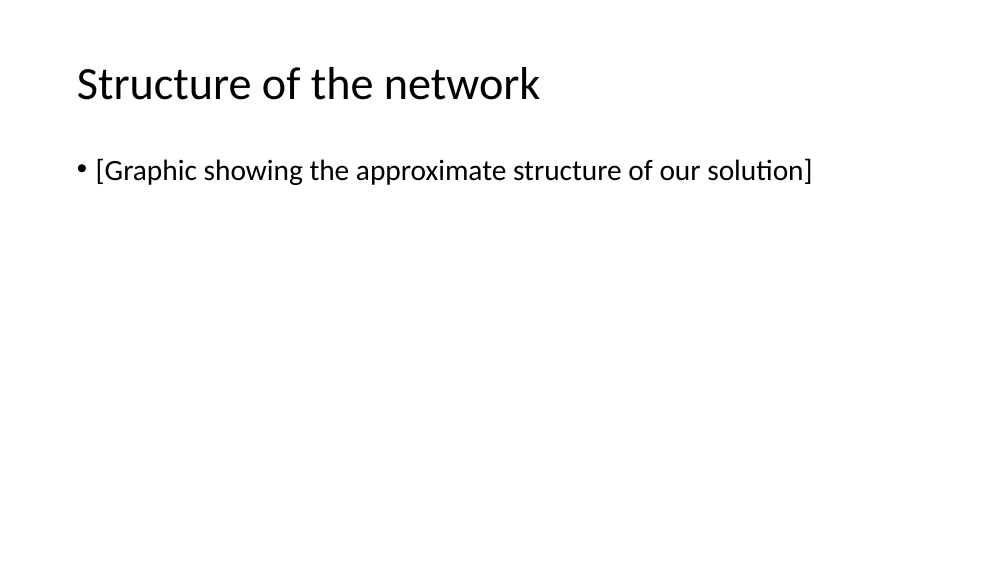
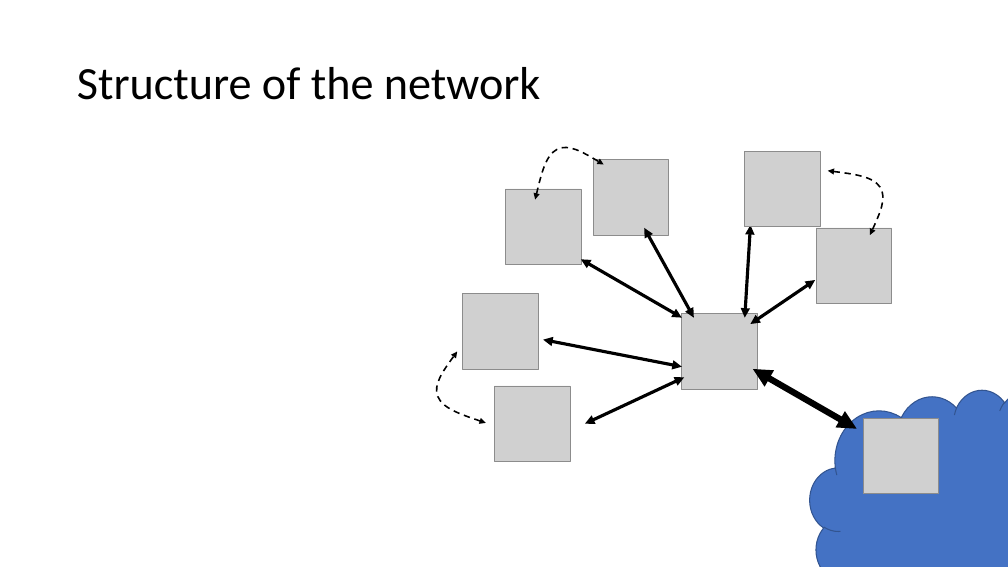
Before and after one commit to dsubedi753/iQuHack_E91, a slide deck: slide 2 of E91 Quantum Key Distribution Network.pptx. Drawn at 1008x567 pixels with LibreOffice and Linux fonts; fonts in the diff are those of the drawing; grey boxes stand for pictures. Boxes give left, top, right and bottom in pixels: in the first picture for what was removed or moved away, otherwise in the second. Text is boxed around its words. In the diff, an @@ line names an element or a change of style, - is before the commit and + after.

```diff
--- a/E91 Quantum Key Distribution Network.pptx
+++ b/E91 Quantum Key Distribution Network.pptx
@@ freeform shape added at <box>536,145,605,207</box>, outline #000000 1.5 pt dashed @@
@@ text removed at <box>96,158,812,185</box> @@
-• [Graphic showing the approximate structure of our solution]
@@ picture added at <box>593,160,668,235</box> @@
@@ picture added at <box>601,178,639,206</box> @@
@@ picture added at <box>745,151,820,227</box> @@
@@ picture added at <box>753,169,791,197</box> @@
@@ freeform shape added at <box>828,171,883,235</box>, outline #000000 1.5 pt dashed @@
@@ picture added at <box>506,189,582,265</box> @@
@@ picture added at <box>513,207,551,235</box> @@
@@ double arrow added from (644, 228) to (694, 318), #000000 3 pt @@
@@ double arrow added from (751, 225) to (745, 318), #000000 3 pt @@
@@ picture added at <box>817,228,892,303</box> @@
@@ double arrow added from (582, 259) to (682, 318), #000000 3 pt @@
@@ picture added at <box>824,247,862,274</box> @@
@@ picture added at <box>463,293,538,369</box> @@
@@ double arrow added from (751, 324) to (815, 280), #000000 3 pt @@
@@ picture added at <box>471,312,509,340</box> @@
@@ picture added at <box>682,314,758,389</box> @@
@@ freeform shape added at <box>432,349,499,423</box>, outline #000000 1.5 pt dashed @@
@@ double arrow added from (682, 367) to (544, 340), #000000 3 pt @@
@@ picture added at <box>495,386,570,462</box> @@
@@ double arrow added from (684, 377) to (585, 423), #000000 3 pt @@
@@ double arrow added from (753, 369) to (857, 429), #000000 6 pt @@
@@ thought cloud added at <box>810,389,1008,567</box>, fill #4472C4, outline #325491 1 pt @@
@@ picture added at <box>503,405,541,433</box> @@
@@ picture added at <box>864,418,939,494</box> @@
```
Also in this commit, not shown: 1 other slide changed, 3 slides added, 1 slide removed.
